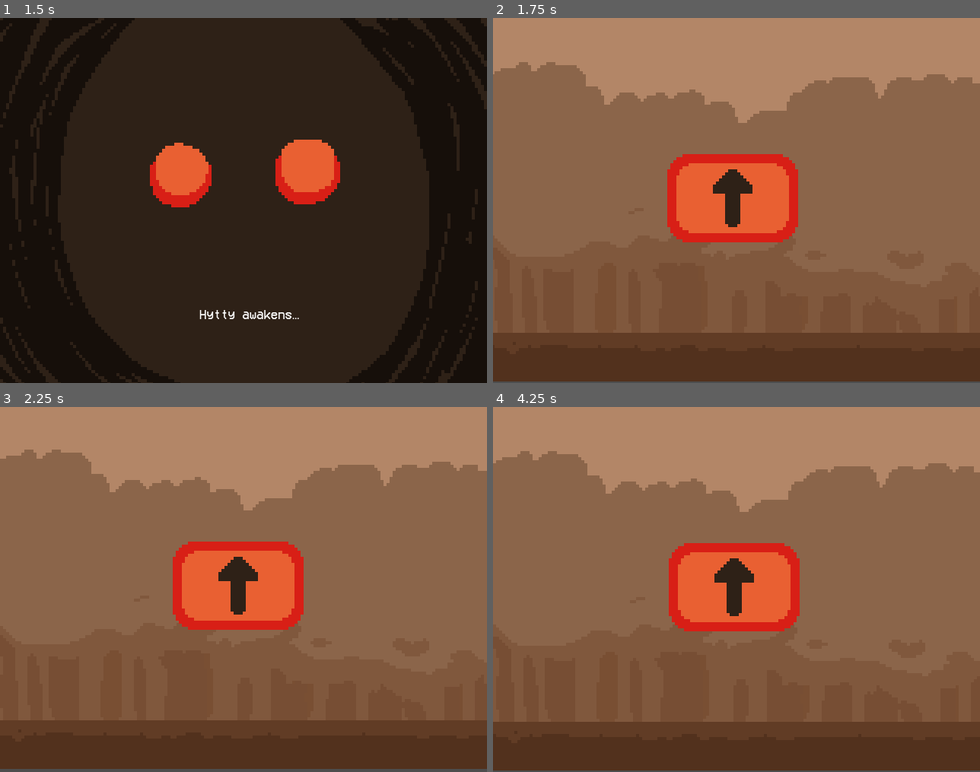
Above: before the commit, frames 1-4 (two rows, left to right).
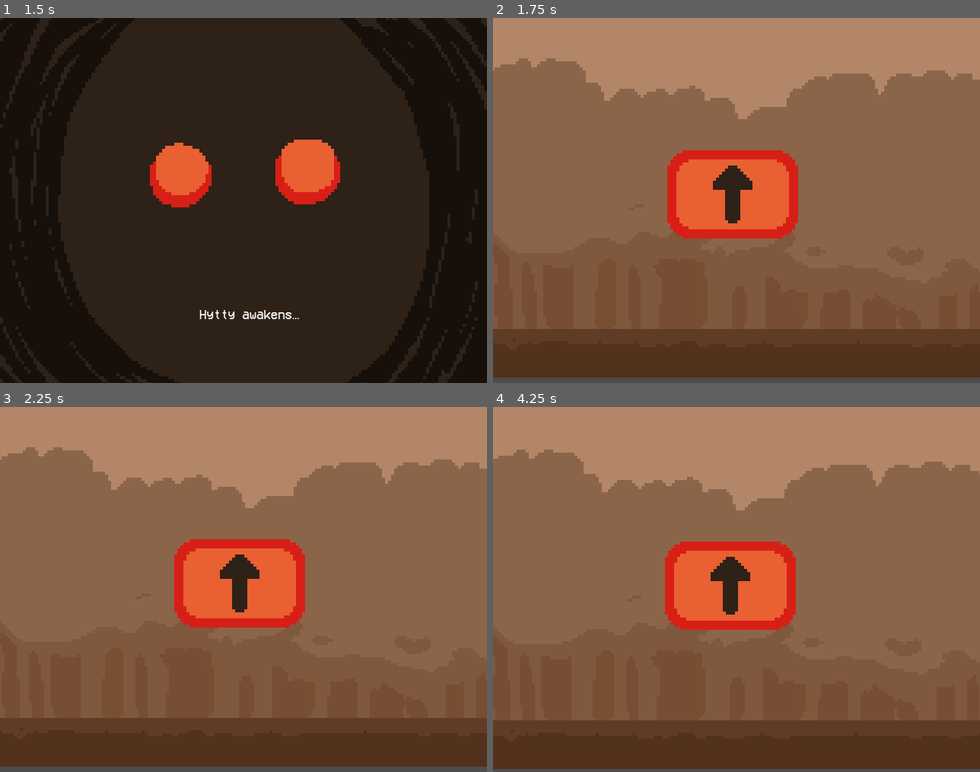
Above: after the commit, the same moments.

Repository: Minjutin/First-Godot-Project--Hytty
Game: Godot game, scene res://Scenes/IntroScene.tscn
The game is run twice, just before and just after one commit, with the same random seed, the same clock (stepped at 60 frames per second) and the same inputs.
Inputs:
- Up to frame 1 (1.5 s): tap Enter at 0.5 s; hold Up (ui_up) 0.53-1.28 s; tap Space (ui_select) at 0.6, 0.77, 1.07, 1.35 s; hold Down (ui_down) from 1.28 s (still down)
- Up to frame 2 (1.75 s): keep holding Down (ui_down); tap Space (ui_select) at 1.52 s
- Up to frame 3 (2.25 s): tap Space (ui_select) at 1.82, 2.1 s; release Down (ui_down) at 2.03 s; hold Up (ui_up) from 2.03 s (still down)
- Up to frame 4 (4.25 s): tap Space (ui_select) at 2.75, 2.85, 3.02, 3.32, 3.6, 3.77, 4.07 s; tap Enter at 3.5 s; release Up (ui_up) at 3.53 s; hold Down (ui_down) from 3.53 s (still down)

Frame 1 is identical in both runs. In frame 2, 3.7% of the frame differs, in the area x 0-100%, y 11-100%; in frame 3, 2.6%; in frame 4, 2.7%.

Commit message:
Foodsteps

Diff:
--- a/Scenes/Camera2DShake.gd
+++ b/Scenes/Camera2DShake.gd
@@ -6,7 +6,7 @@
 	pass # Replace with function body.
 
 var shaking: float = 0.2
-var shake_amount = 2.0
+var shake_amount = 3.0
 var rng : RandomNumberGenerator = RandomNumberGenerator.new()
 
 func _process(delta):
--- a/Scenes/FootMover.gd
+++ b/Scenes/FootMover.gd
@@ -4,25 +4,30 @@
 
 var i: int = 0
 
+
+
 # Called when the node enters the scene tree for the first time.
 func _ready():
-	for _i in self.get_children():
+	for _i in self.get_node("Feet").get_children():
 		childArray.append(_i)
 
 
 # Called every frame. 'delta' is the elapsed time since the previous frame.
 func _process(delta):
 
+	#Player releases down button
 	if Input.is_action_just_released("ui_down"):
 		#Drop
 		childArray[i].transport_in_drop()
 		#Move to the next foot
 		i=(i+1)%childArray.size()
 
-	if Input.is_action_pressed("ui_up"):
+	#Player presses up button
+	if Input.is_action_pressed("ui_up") && !Input.is_action_pressed("ui_down"):
 		childArray[i].rise(delta)
 		if i == 2:
 			get_node("/root/HyttyGame/Camera2D").position.x = childArray[i].position.x
 
+	#Player presses down button
 	if Input.is_action_pressed("ui_down"):
 		childArray[i].drop(delta)
--- a/Scenes/HyttyGame.tscn
+++ b/Scenes/HyttyGame.tscn
@@ -8,6 +8,7 @@
 [ext_resource type="Script" path="res://Scripts/Foot.gd" id="3_6oaaw"]
 [ext_resource type="Texture2D" uid="uid://bpd6ecy8imjiq" path="res://Art/Feet/BackFeet.png" id="4_o87ve"]
 [ext_resource type="Texture2D" uid="uid://cgbn0i1put01i" path="res://Art/Icons/Up.png" id="6_575d2"]
+[ext_resource type="AudioStream" uid="uid://bl1m2c5h6t7d1" path="res://SoundEffects/MonsterFootsteps.wav" id="8_ky6tj"]
 
 [node name="HyttyGame" type="Node2D"]
 
@@ -24,42 +25,47 @@
 [node name="Hytty" type="Node" parent="."]
 script = ExtResource("2_ckxdg")
 
-[node name="FrontFeet" type="Sprite2D" parent="Hytty"]
+[node name="Feet" type="Node" parent="Hytty"]
+
+[node name="FrontFeet" type="Sprite2D" parent="Hytty/Feet"]
 position = Vector2(3925, 210)
 scale = Vector2(4, 4)
 texture = ExtResource("2_364fs")
 script = ExtResource("3_6oaaw")
 
-[node name="FrontFeet2" type="Sprite2D" parent="Hytty"]
+[node name="FrontFeet2" type="Sprite2D" parent="Hytty/Feet"]
 position = Vector2(3860, 210)
 scale = Vector2(4, 4)
 texture = ExtResource("2_364fs")
 script = ExtResource("3_6oaaw")
 
-[node name="MidFeet" type="Sprite2D" parent="Hytty"]
+[node name="MidFeet" type="Sprite2D" parent="Hytty/Feet"]
 position = Vector2(3742, 210)
 scale = Vector2(4, 4)
 texture = ExtResource("3_5cryc")
 script = ExtResource("3_6oaaw")
 
-[node name="MidFeet2" type="Sprite2D" parent="Hytty"]
+[node name="MidFeet2" type="Sprite2D" parent="Hytty/Feet"]
 position = Vector2(3670, 210)
 scale = Vector2(4, 4)
 texture = ExtResource("3_5cryc")
 script = ExtResource("3_6oaaw")
 
-[node name="BackFeet" type="Sprite2D" parent="Hytty"]
+[node name="BackFeet" type="Sprite2D" parent="Hytty/Feet"]
 position = Vector2(3552, 210)
 scale = Vector2(4, 4)
 texture = ExtResource("4_o87ve")
 script = ExtResource("3_6oaaw")
 
-[node name="BackFeet2" type="Sprite2D" parent="Hytty"]
+[node name="BackFeet2" type="Sprite2D" parent="Hytty/Feet"]
 position = Vector2(3460, 210)
 scale = Vector2(4, 4)
 texture = ExtResource("4_o87ve")
 script = ExtResource("3_6oaaw")
 
+[node name="Step" type="AudioStreamPlayer2D" parent="Hytty"]
+stream = ExtResource("8_ky6tj")
+
 [node name="Up" type="Sprite2D" parent="."]
 position = Vector2(315, 241)
 scale = Vector2(4, 4)
--- a/Scripts/Foot.gd
+++ b/Scripts/Foot.gd
@@ -3,10 +3,17 @@
 var speed = 400
 var origin_y
 
+var step_sound
+
+var has_been_transported: bool = false
+
 func _ready():
 	origin_y = position.y
+	step_sound = self.get_parent().get_parent().get_node("Step")
 
 func rise(delta):
+	has_been_transported = false
+
 	var velocity = Vector2.ZERO
 	velocity = Vector2.UP.rotated(rotation) * speed + Vector2.RIGHT.rotated(rotation)*speed
 	position += velocity * delta
@@ -23,5 +30,13 @@
 		transport_in_drop()
 
 func transport_in_drop():
-	get_node("/root/HyttyGame/Camera2D").shake_effect()
 	position.y = origin_y
+
+	if(!has_been_transported):
+		get_node("/root/HyttyGame/Camera2D").shake_effect()
+
+		step_sound.position = self.position
+		step_sound.play()
+
+
+		has_been_transported = true
Binary file added: HYTTY_game/Hytty.apple-touch-icon.png
Not shown, added: HYTTY_game/Hytty.apple-touch-icon.png.import
Binary file added: HYTTY_game/Hytty.icon.png
Not shown, added: HYTTY_game/Hytty.icon.png.import
Binary file added: HYTTY_game/Hytty.png
Not shown, added: HYTTY_game/Hytty.png.import
Not shown: 1 places in Scenes/HyttyGame.tscn that only renumber resources
Not shown, added: SoundEffects/MonsterFootsteps.wav.import
Not shown, added: export_presets.cfg
Not shown, added: HYTTY_game/HYTTY_game.zip
Not shown, added: HYTTY_game/Hytty.audio.worklet.js
Not shown, added: HYTTY_game/Hytty.js
(and 6 more such lines)
